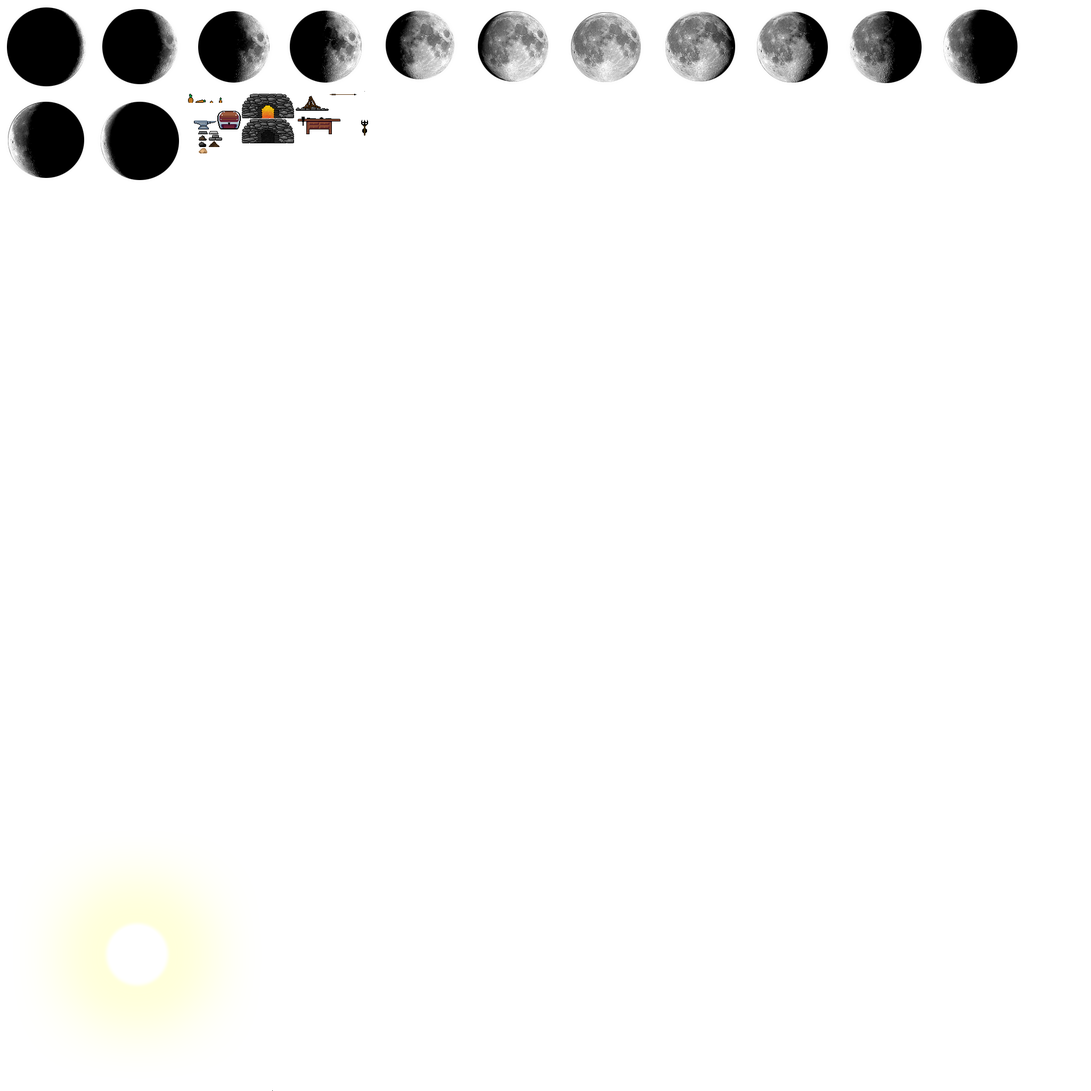
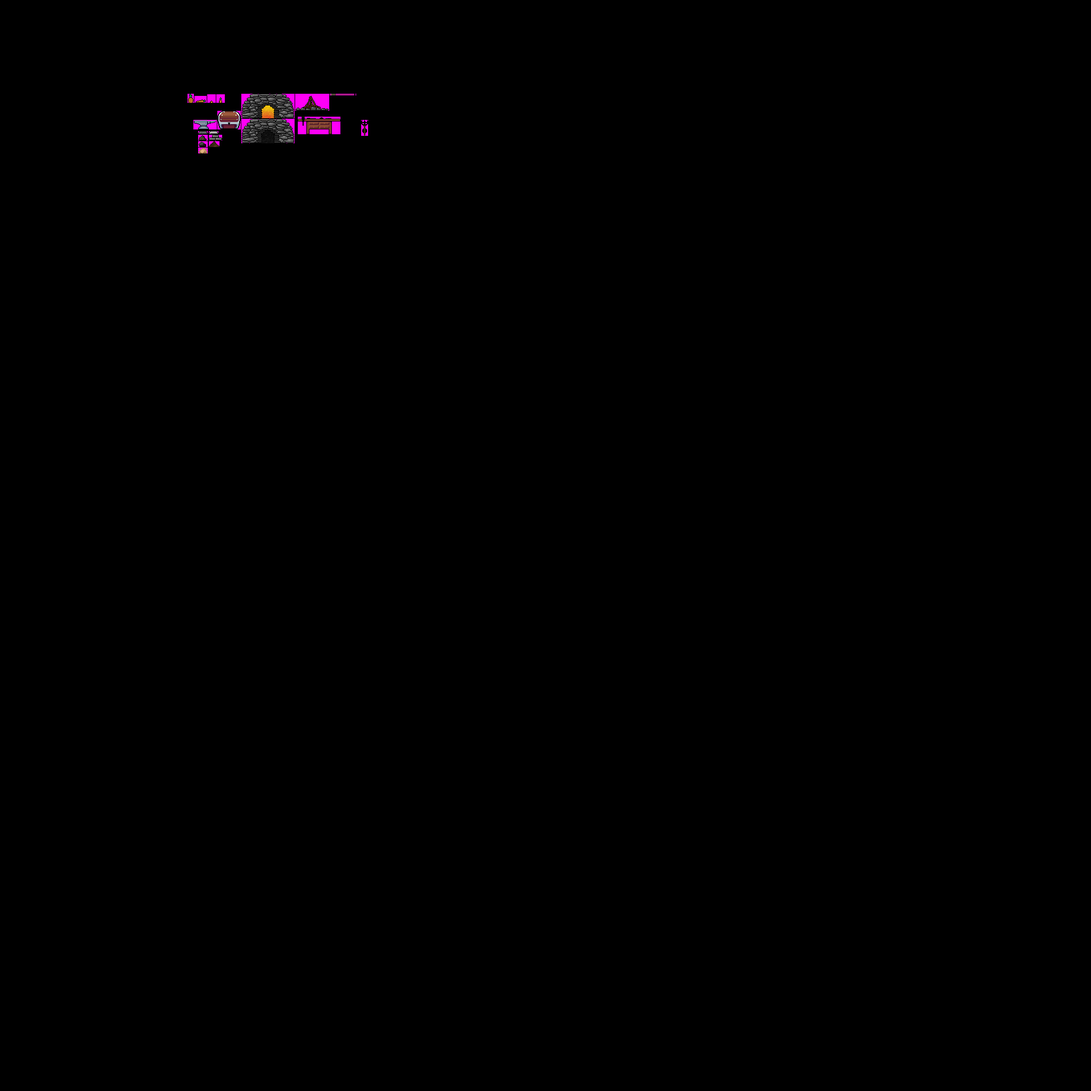
Two versions of the same layered image (1091 × 1091). Layer-by-layer changes:
painted on "Layer 0" over [3, 4, 1022, 1091]
showed "Layer 2", painted on it over [0, 0, 1026, 187]
moved "Layer 3" below "Layer 2", painted on it over [0, 0, 1091, 1091]
